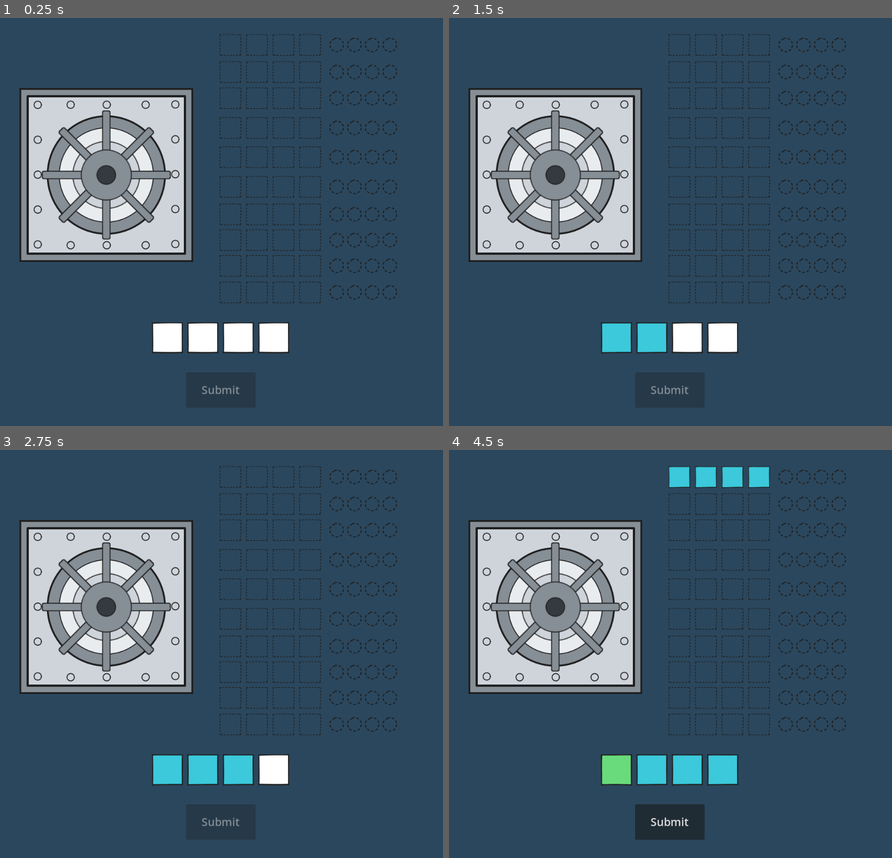
Above: before the commit, frames 1-4 (two rows, left to right).
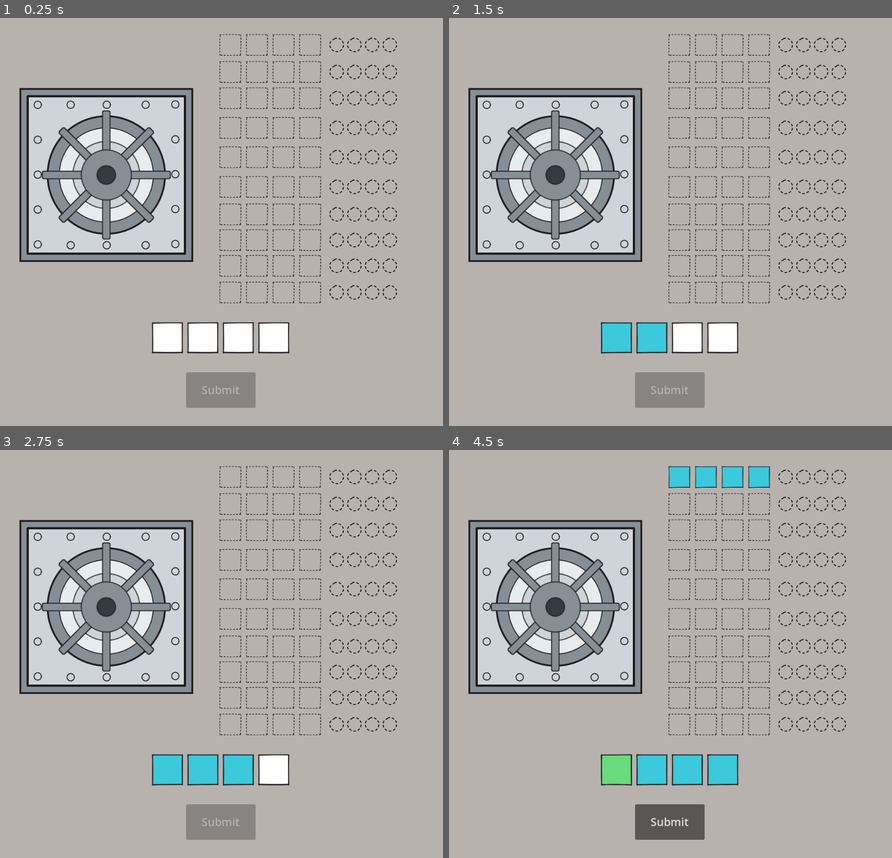
Above: after the commit, the same moments.

Repository: mromphf/mastermind
Game: Godot game, scene res://root.tscn
Two runs of this game, one before a commit and one after it. Both use one fixed random seed, a clock stepped at 60 frames per second and the inputs below.
Inputs (mouse positions are in pixels of both pictures, inside the frame that each line leads up to):
- Up to frame 1 (0.25 s): no input
- Up to frame 2 (1.5 s): click (617, 336) at 0.5 s; click (652, 336) at 1.25 s
- Up to frame 3 (2.75 s): click (239, 768) at 2 s
- Up to frame 4 (4.5 s): click (723, 768) at 2.75 s; click "Submit" at 3.5 s; click (617, 768) at 4.25 s

The runs differ from the first frame. In frame 1, 81% of the frame differs, in the area x 0-100%, y 0-100%; in frame 2, 81%; in frame 3, 81%; in frame 4, 80%.

Commit message:
Code cleanup.

Diff:
--- a/Board.gd
+++ b/Board.gd
@@ -8,8 +8,4 @@
 
 func update(rnd, submission: Submission):
 	var target = $OutputHousing.get_children()[max(0, rnd - 1)]
-	target.render_submission(submission.code)
-	target.render_hints(submission.reds, submission.whites)
-
-func _ready():
-	pass
+	target.render_submission(submission)
--- a/Board.tscn
+++ b/Board.tscn
@@ -9,7 +9,7 @@
 script = ExtResource("1_y4yw0")
 
 [node name="TextureRect" type="TextureRect" parent="."]
-modulate = Color(0.168627, 0.278431, 0.364706, 1)
+modulate = Color(0.721569, 0.698039, 0.686275, 1)
 offset_left = -80.0
 offset_top = -80.0
 offset_right = 1080.0
--- a/Hints.gd
+++ b/Hints.gd
@@ -19,11 +19,11 @@
 		node.set_texture(Code.hint_map[Code.Hints.EMPTY])
 
 
-func render(hints: Array):
-	_hints = hints
+func render(submission: Submission):
+	_hints = submission.hints()
 	_nodes = $Control.get_children()
 
-	if hints.size() == 4 and hints.all(func(x: int): return x == _RED):
+	if submission.cracked():
 		$Beep.play()
 		for node in _nodes:
 			node.set_texture(Code.hint_map[_RED])
--- a/output.gd
+++ b/output.gd
@@ -1,19 +1,18 @@
 extends Node2D
 
-var inputs = {}
+@onready var inputs = {
+	0: $Input/Box1,
+	1: $Input/Box2,
+	2: $Input/Box3,
+	3: $Input/Box4
+}
 
 
+func render_submission(submission: Submission):
+	for idx in inputs.keys():
+		inputs[idx].set_texture(Code.image_map[submission.code[idx]])
 
-func render_submission(submission):
-	for idx in inputs.keys():
-		inputs[idx].set_texture(Code.image_map[submission[idx]])
-
-
-func render_hints(red: int, white: int):
-	var reds = range(red).map(func(_x): return Code.Hints.RED)
-	var whites = range(white).map(func(_x): return Code.Hints.WHITE)
-
-	$Hints.render(reds + whites)
+	$Hints.render(submission)
 
 
 func reset():
@@ -21,11 +20,3 @@
 		ipt.set_texture(Code.EMPTY_BOX)
 
 	$Hints.reset()
-
-func _ready():
-	inputs = {
-		0: $Input/Box1,
-		1: $Input/Box2,
-		2: $Input/Box3,
-		3: $Input/Box4
-	}
--- a/root.gd
+++ b/root.gd
@@ -20,7 +20,7 @@
 			res.push_back(x)
 	return res
 
-func _gen_code():
+func _gen_code() -> Dictionary:
 	return {
 		1: _TARGETS.pick_random(),
 		2: _TARGETS.pick_random(),
@@ -36,7 +36,7 @@
 	code = _gen_code()
 	rnd = 1
 
-func _evaluate(submission: Dictionary):
+func _evaluate(submission: Dictionary) -> Submission:
 	var reds = code.keys() \
 		.filter(func(x: int): return code[x] == submission[x]) \
 		.map(func(x: int): return code[x])
@@ -50,21 +50,21 @@
 
 
 func on_unlocked():
-		$GameOver.render(code, true)
+	$GameOver.render(code, true)
 
 
 func on_submission(submission: Dictionary):
 	var evaluated: Submission = _evaluate(submission)
 	$Board.update(rnd, evaluated)
 
-	if submission == code:
+	if evaluated.cracked():
 		$Vault.unlock()
 	elif rnd == _MAX_ROUNDS:
 		$Buzzer.play()
 		$GameOver.render(code)
 
 	rnd += 1
-	evaluated.free()
+	evaluated.queue_free()
 
 
 func _ready():
--- a/selector.gd
+++ b/selector.gd
@@ -6,7 +6,7 @@
 
 @export var ord: int = 0
 
-func is_selected():
+func is_selected() -> bool:
 	return ord > 0
 
 func reset():
--- a/submission.gd
+++ b/submission.gd
@@ -3,8 +3,15 @@
 class_name Submission
 
 @export var code: Array = []
-@export var reds: int
-@export var whites: int
+var reds: int
+var whites: int
+
+func cracked() -> bool:
+	return reds == 4
+
+func hints() -> Array:
+	return range(reds).map(func(_x): return Code.Hints.RED) + \
+		range(whites).map(func(_x): return Code.Hints.WHITE)
 
 func _init(cd: Array, num_reds: int = 0, num_whites: int = 0):
 	self.code = cd
